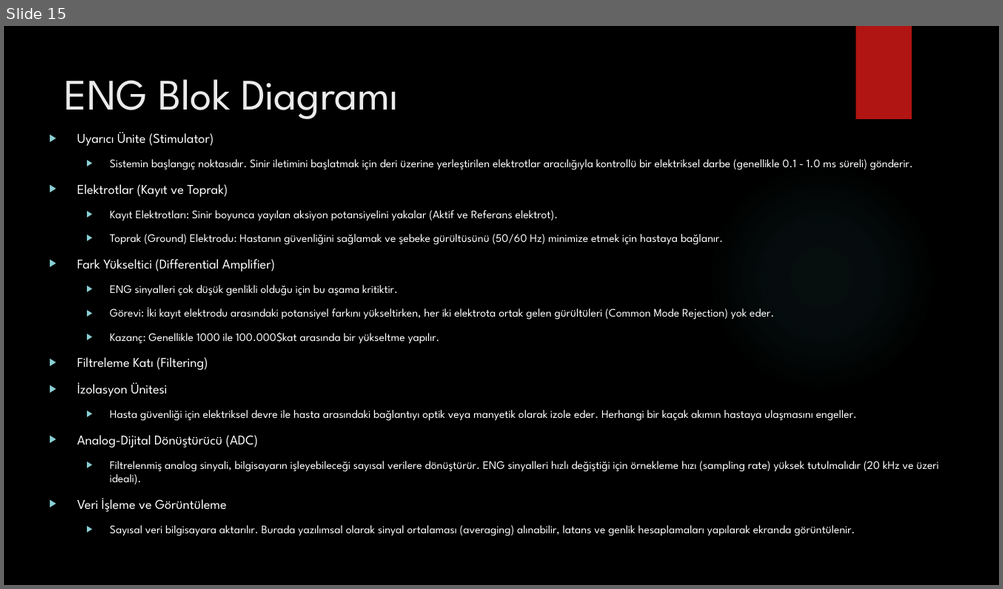
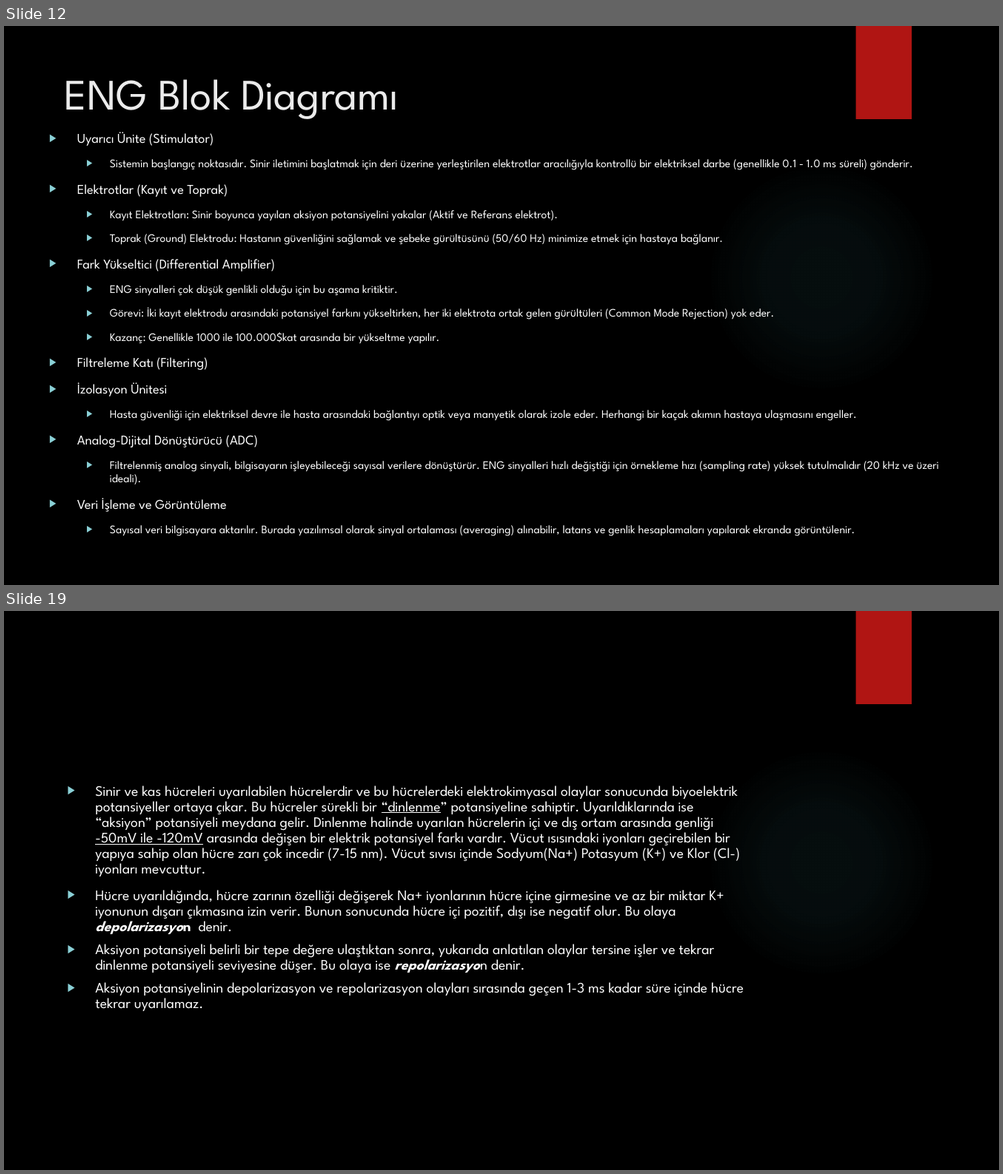
Before and after one commit to karakasmf/Medical-Electronic, a slide deck: elektronörogram.pptx. Shown one above the other, each under a label of ours: slide 15 before the commit, slides 12 and 19 after it; the slides between them are not shown. The pictures are 1003x589 and 1003x1174 pixels, drawn with LibreOffice and Linux fonts; fonts in the diff are those of the drawing; background and template pictures are left out. Boxes give left, top, right and bottom in pixels: in the first picture for what was removed or moved away, otherwise in the second. Text is boxed around its words. In the diff, an @@ line names an element or a change of style, - is before the commit and + after.

```diff
--- a/elektronörogram.pptx
+++ b/elektronörogram.pptx
@@ slide 19 added at [4, 611, 999, 1170], background picture (left out); not listed: 2 template elements that a slide beside it also shows @@
@@ text added at [95, 786, 743, 1011], 14 pt, text #FFFFFF @@
+▶ Sinir ve kas hücreleri uyarılabilen hücrelerdir ve bu hücrelerdeki elektrokimyasal olaylar sonucunda biyoelektrik potansiyeller ortaya çıkar. Bu hücreler sürekli bir “dinlenme” potansiyeline sahiptir. Uyarıldıklarında ise “aksiyon” potansiyeli meydana gelir. Dinlenme halinde uyarılan hücrelerin içi ve dış ortam arasında genliği -50mV ile -120mV arasında değişen bir elektrik potansiyel farkı vardır. Vücut ısısındaki iyonları geçirebilen bir yapıya sahip olan hücre zarı çok incedir (7-15 nm). Vücut sıvısı içinde Sodyum(Na+) Potasyum (K+) ve Klor (Cl-) iyonları mevcuttur.
+▶ Hücre uyarıldığında, hücre zarının özelliği değişerek Na+ iyonlarının hücre içine girmesine ve az bir miktar K+ iyonunun dışarı çıkmasına izin verir. Bunun sonucunda hücre içi pozitif, dışı ise negatif olur. Bu olaya depolarizasyon denir.
+▶ Aksiyon potansiyeli belirli bir tepe değere ulaştıktan sonra, yukarıda anlatılan olaylar tersine işler ve tekrar dinlenme potansiyeli seviyesine düşer. Bu olaya ise repolarizasyon denir.
+▶ Aksiyon potansiyelinin depolarizasyon ve repolarizasyon olayları sırasında geçen 1-3 ms kadar süre içinde hücre tekrar uyarılamaz.
@@ what was slide 15 is now slide 12 @@
```
Also in this commit, not shown: 13 other slides added, 4 slides removed, 1 other file.
